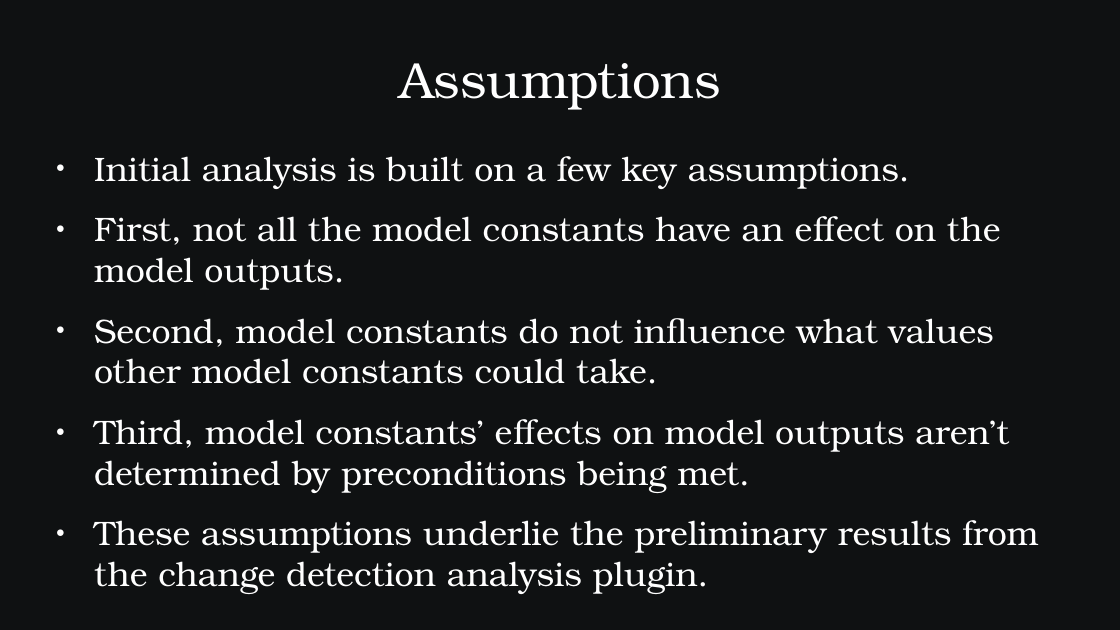
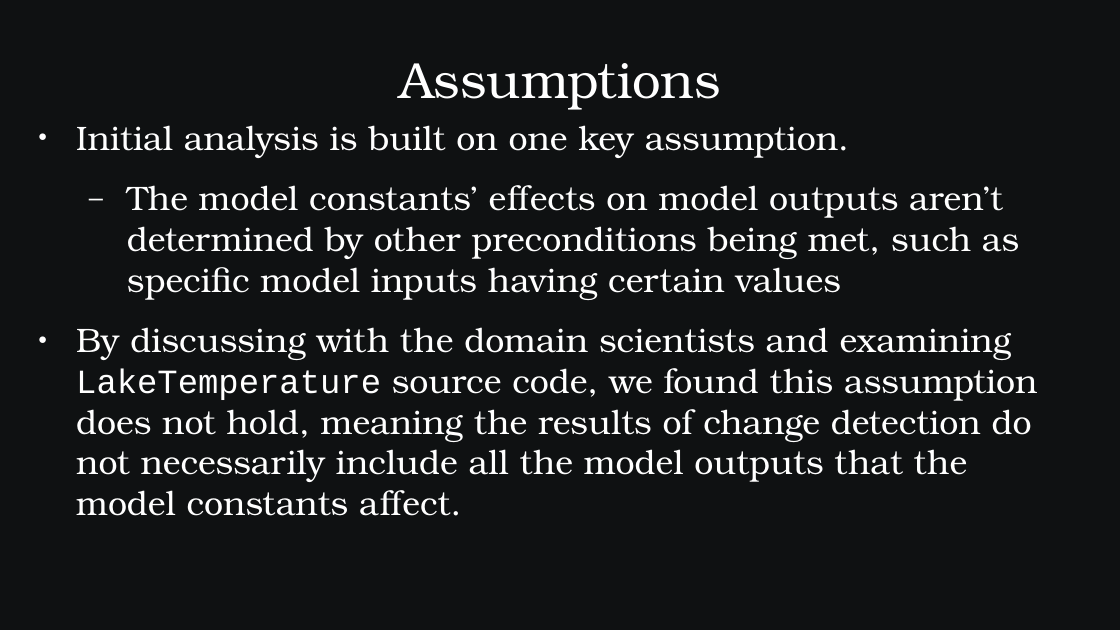
Before and after one commit to SamAllen06/lake_temp_work, a slide deck: slide 5 of documentation/for_collaborators/AnalysisOverview.pptx. Drawn at 1120x630 pixels with LibreOffice and Linux fonts; fonts in the diff are those of the drawing. Boxes give left, top, right and bottom in pixels: in the first picture for what was removed or moved away, otherwise in the second. Text is boxed around its words. In the diff, an @@ line names an element or a change of style, - is before the commit and + after.

```diff
--- a/documentation/for_collaborators/AnalysisOverview.pptx
+++ b/documentation/for_collaborators/AnalysisOverview.pptx
@@ text at [76, 125, 1037, 516]: text changed @@
-● Initial analysis is built on a few key assumptions.
-● First, not all the model constants have an effect on the model outputs.
-● Second, model constants do not influence what values other model constants could take.
-● Third, model constants’ effects on model outputs aren’t determined by preconditions being met.
-● These assumptions underlie the preliminary results from the change detection analysis plugin.
+● Initial analysis is built on one key assumption.
+  – The model constants’ effects on model outputs aren’t determined by other preconditions being met, such as specific model inputs having certain values
+● By discussing with the domain scientists and examining LakeTemperature source code, we found this assumption does not hold, meaning the results of change detection do not necessarily include all the model outputs that the model constants affect.
```
Also in this commit, not shown: 23 other slides changed, 8 slides added, 7 slides removed, 3 other files.
